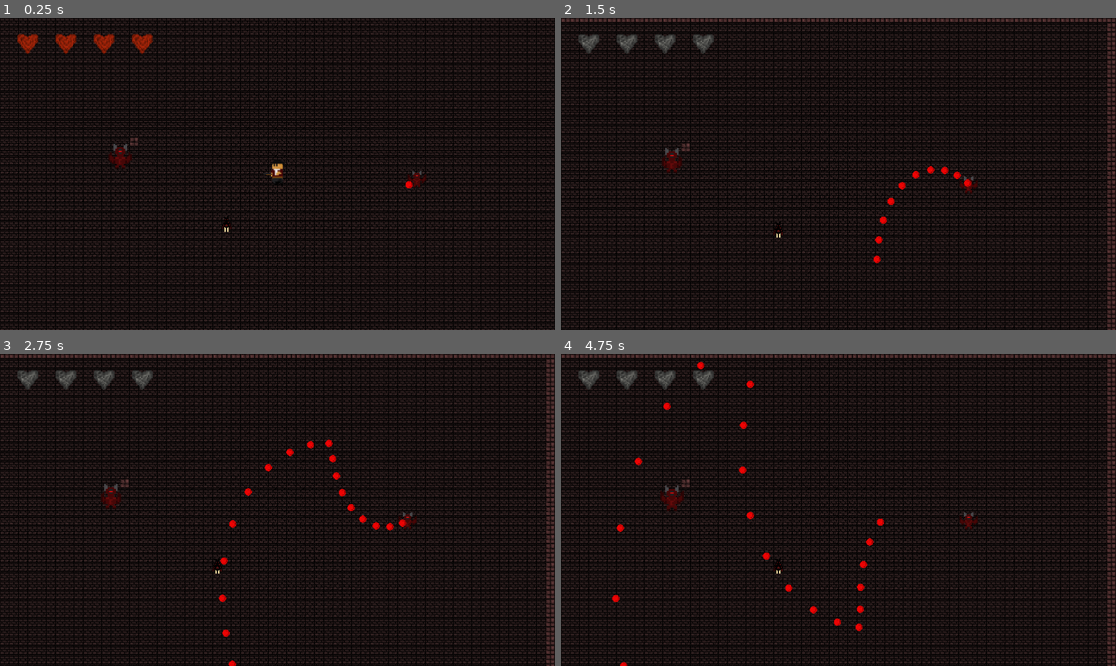
Above: before the commit, frames 1-4 (two rows, left to right).
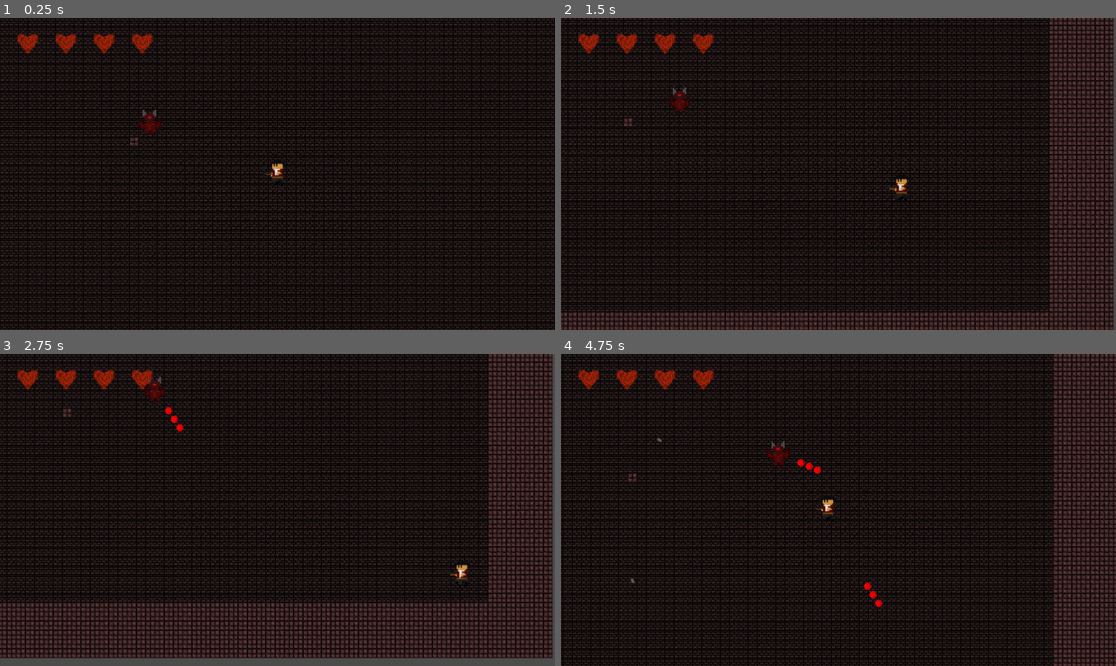
Above: after the commit, the same moments.

Repository: Diogoamorim27/Belzebullet
Game: Godot game, scene res://Fase1.tscn
The game is run twice, just before and just after one commit, with the same random seed, the same clock (stepped at 60 frames per second) and the same inputs. The engine's default icon, where the game draws it, is replaced by a stand-in: a white triangle on a blue panel in a dark square.
Inputs (mouse positions are in pixels of both pictures, inside the frame that each line leads up to):
- Up to frame 1 (0.25 s): no input
- Up to frame 2 (1.5 s): move the mouse to (960, 158) at 0.52 s; press the mouse at (960, 158) at 0.53 s; hold Right (ui_right) 0.53-1.28 s; move the mouse to (727, 189) at 1.27 s; release the mouse at (727, 189) at 1.28 s; hold Down (ui_down) from 1.28 s (still down); click (727, 189) at 1.35 s
- Up to frame 3 (2.75 s): move the mouse to (333, 441) at 2.02 s; release Down (ui_down) at 2.03 s; press the mouse at (333, 441) at 2.03 s; hold Right (ui_right) from 2.03 s (still down)
- Up to frame 4 (4.75 s): move the mouse to (810, 572) at 2.77 s; release Right (ui_right) at 2.78 s; release the mouse at (810, 572) at 2.78 s; hold Up (ui_up) 2.78-3.53 s; click (810, 572) at 2.85 s; move the mouse to (1005, 556) at 3.52 s; press the mouse at (1005, 556) at 3.53 s; hold Left (ui_left) from 3.53 s (still down); move the mouse to (672, 463) at 4.27 s; release the mouse at (672, 463) at 4.28 s; click (672, 463) at 4.35 s

The runs differ from the first frame. In frame 1, 0.5% of the frame differs, in the area x 19-77%, y 29-69%; in frame 2, 31%; in frame 3, 45%, in the area x 0-100%, y 0-100%; in frame 4, 40%.
Error before the commit: Invalid get index 'position' (on base: 'null instance'). (res://Enemies/Enemy1/Enemy1.gd:29)

Commit message:
comeco da fase 1

Diff:
--- a/CharacterBullet.tscn
+++ b/CharacterBullet.tscn
@@ -21,7 +21,7 @@
 }
 damage = null
 
-[node name="Area2D" type="Area2D" parent="." index="0"]
+[node name="PlayerBulletArea2D" type="Area2D" parent="." index="0"]
 
 input_pickable = true
 gravity_vec = Vector2( 0, 1 )
@@ -31,7 +31,7 @@
 audio_bus_override = false
 audio_bus_name = "Master"
 
-[node name="CollisionShape2D" type="CollisionShape2D" parent="Area2D" index="0"]
+[node name="CollisionShape2D" type="CollisionShape2D" parent="PlayerBulletArea2D" index="0"]
 
 position = Vector2( -0.684889, 0.00189969 )
 rotation = 1.56802
--- a/Enemies/Enemy1/Enemy1.gd
+++ b/Enemies/Enemy1/Enemy1.gd
@@ -6,6 +6,9 @@
 var player_direction = Vector2()
 var bullet_counter = 4
 var bullet_resource
+var health = 7
+
+signal died
 
 func _ready():
 	bullet_resource = load(BULLET_PATH)
@@ -21,12 +24,25 @@
 		#new_bullet.position = self.global_position
 		new_bullet.direction = player_direction
 		new_bullet.speed = BULLET_SPEED
-		add_child(new_bullet)
+		get_parent().add_child(new_bullet)
 		#print(new_bullet.get_instance_id())
 		bullet_counter += 1
 
 func _on_BurstTimer_timeout():
-	player_direction = (get_parent().get_node("Player").position - self.position).normalized()
+	player_direction = (get_owner().get_node("Player").position - self.global_position).normalized()
 	#print(player_direction)
 	bullet_counter = 0
 	pass # replace with function body
+
+
+func _on_Enemy1Area2D_area_entered(object):
+	if object.name == "PlayerBulletArea2D":
+		health -= object.get_parent().damage
+		#print(object.get_parent().name)
+		object.get_parent().queue_free()
+		if health <= 0:
+#			for child in get_children():
+#				remove_child(child)
+#				get_parent().get_parent().add_child(child)
+			emit_signal("died")
+			self.queue_free()
--- a/Enemies/Enemy1/Enemy1.tscn
+++ b/Enemies/Enemy1/Enemy1.tscn
@@ -27,7 +27,12 @@
 "values": [ 0, 1, 2, 3, 4, 5 ]
 }
 
-[node name="KinematicBody2D" type="RigidBody2D"]
+[sub_resource type="CircleShape2D" id=3]
+
+custom_solver_bias = 0.0
+radius = 32.0
+
+[node name="Enemy1" type="RigidBody2D"]
 
 scale = Vector2( 1.46875, 1.46875 )
 input_pickable = false
@@ -90,6 +95,22 @@
 anims/Idle = SubResource( 2 )
 blend_times = [  ]
 
+[node name="Enemy1Area2D" type="Area2D" parent="." index="5"]
+
+input_pickable = true
+gravity_vec = Vector2( 0, 1 )
+gravity = 98.0
+linear_damp = 0.1
+angular_damp = 1.0
+audio_bus_override = false
+audio_bus_name = "Master"
+
+[node name="CollisionShape2D" type="CollisionShape2D" parent="Enemy1Area2D" index="0"]
+
+shape = SubResource( 3 )
+
 [connection signal="timeout" from="BulletTimer" to="." method="_on_BulletTimer_timeout"]
 
 [connection signal="timeout" from="BurstTimer" to="." method="_on_BurstTimer_timeout"]
+
+[connection signal="area_entered" from="Enemy1Area2D" to="." method="_on_Enemy1Area2D_area_entered"]
--- a/Enemies/Enemy2/Enemy2.gd
+++ b/Enemies/Enemy2/Enemy2.gd
@@ -7,6 +7,9 @@
 var player_direction = Vector2()
 var bullet_counter = 4
 var bullet_resource
+var health = 12
+
+signal died
 
 func _ready():
 	bullet_resource = load(BULLET_PATH)
@@ -39,3 +42,16 @@
 	$SpriteAttack.visible = true
 	bullet_counter = 0
 	pass # replace with function body
+
+
+func _on_Enemy2Area2D_area_entered(object):
+	if object.name == "PlayerBulletArea2D":
+		health -= object.get_parent().damage
+		object.get_parent().queue_free()
+		if health <= 0:
+			emit_signal("died")
+			for child in get_children():
+				remove_child(child)
+				get_parent().add_child(child)
+			self.queue_free()
+			#get_parent().remove_child(self)
--- a/Enemies/Enemy2/Enemy2.tscn
+++ b/Enemies/Enemy2/Enemy2.tscn
@@ -7,10 +7,10 @@
 [sub_resource type="CapsuleShape2D" id=1]
 
 custom_solver_bias = 0.0
-radius = 14.2839
+radius = 14.284
 height = 20.0
 
-[sub_resource type="Animation" id=3]
+[sub_resource type="Animation" id=2]
 
 resource_name = "Attack"
 length = 1.0
@@ -29,9 +29,8 @@
 "values": [ 0, 1, 2, 3, 4, 5, 6, 7, 8, 9 ]
 }
 
-[sub_resource type="Animation" id=2]
+[sub_resource type="Animation" id=3]
 
-resource_name = "Idle"
 length = 1.0
 loop = true
 step = 0.2
@@ -48,7 +47,13 @@
 "values": [ 0, 1 ]
 }
 
-[node name="KinematicBody2D" type="RigidBody2D" index="0"]
+[sub_resource type="CapsuleShape2D" id=4]
+
+custom_solver_bias = 0.0
+radius = 14.284
+height = 20.0
+
+[node name="Enemy2" type="RigidBody2D"]
 
 scale = Vector2( 1.25, 1.25 )
 input_pickable = false
@@ -94,8 +99,8 @@
 
 [node name="CollisionShape2D" type="CollisionShape2D" parent="." index="2"]
 
-position = Vector2( 1.15661, -0.89959 )
 shape = SubResource( 1 )
+_sections_unfolded = [ "Transform" ]
 
 [node name="BurstTimer" type="Timer" parent="." index="3"]
 
@@ -118,10 +123,27 @@
 playback_process_mode = 1
 playback_default_blend_time = 0.0
 playback_speed = 1.0
-anims/Attack = SubResource( 3 )
-anims/Idle = SubResource( 2 )
+anims/Attack = SubResource( 2 )
+anims/Idle = SubResource( 3 )
 blend_times = [  ]
+
+[node name="Enemy2Area2D" type="Area2D" parent="." index="6"]
+
+input_pickable = true
+gravity_vec = Vector2( 0, 1 )
+gravity = 98.0
+linear_damp = 0.1
+angular_damp = 1.0
+audio_bus_override = false
+audio_bus_name = "Master"
+
+[node name="CollisionShape2D" type="CollisionShape2D" parent="Enemy2Area2D" index="0"]
+
+shape = SubResource( 4 )
+_sections_unfolded = [ "Transform" ]
 
 [connection signal="timeout" from="BurstTimer" to="." method="_on_BurstTimer_timeout"]
 
 [connection signal="timeout" from="BulletTimer" to="." method="_on_BulletTimer_timeout"]
+
+[connection signal="area_entered" from="Enemy2Area2D" to="." method="_on_Enemy2Area2D_area_entered"]
--- a/Enemies/Enemy3/Enemy3.gd
+++ b/Enemies/Enemy3/Enemy3.gd
@@ -40,4 +40,7 @@
 		object.get_parent().queue_free()
 		if health <= 0:
 			emit_signal("died")
+			for child in get_children():
+				remove_child(child)
+				get_parent().add_child(child)
 			self.queue_free()
--- a/Enemies/Enemy3/Enemy3.tscn
+++ b/Enemies/Enemy3/Enemy3.tscn
@@ -34,7 +34,6 @@
 
 [node name="Enemy3" type="RigidBody2D"]
 
-position = Vector2( 1088, 576 )
 input_pickable = false
 collision_layer = 1
 collision_mask = 1
@@ -54,9 +53,6 @@
 angular_velocity = 0.0
 angular_damp = -1.0
 script = ExtResource( 1 )
-__meta__ = {
-"_edit_group_": true
-}
 
 [node name="Sprite" type="Sprite" parent="." index="0"]
 
--- a/Fase1.tscn
+++ b/Fase1.tscn
@@ -1,19 +1,32 @@
-[gd_scene load_steps=7 format=2]
+[gd_scene load_steps=8 format=2]
 
-[ext_resource path="res://TileTest.res" type="TileSet" id=1]
-[ext_resource path="res://Player/Player.tscn" type="PackedScene" id=2]
-[ext_resource path="res://Enemies/Enemy3/Enemy3.tscn" type="PackedScene" id=3]
-[ext_resource path="res://Enemies/Enemy1/Enemy1.tscn" type="PackedScene" id=4]
-[ext_resource path="res://Control.tscn" type="PackedScene" id=5]
-[ext_resource path="res://Enemies/Enemy2/Enemy2.tscn" type="PackedScene" id=6]
+[ext_resource path="res://icon.png" type="Texture" id=1]
+[ext_resource path="res://TileTest.res" type="TileSet" id=2]
+[ext_resource path="res://Player/Player.tscn" type="PackedScene" id=3]
+[ext_resource path="res://Control.tscn" type="PackedScene" id=4]
+[ext_resource path="res://PathFollow2D.gd" type="Script" id=5]
+[ext_resource path="res://Enemies/Enemy1/Enemy1.tscn" type="PackedScene" id=6]
 
-[node name="World" type="Node"]
+[sub_resource type="Curve2D" id=1]
 
-[node name="TileMap" type="TileMap" parent="." index="0"]
+bake_interval = 5.0
+_data = {
+"points": PoolVector2Array( 0, 0, 0, 0, 461.007, 379.368, 0, 0, 0, 0, 1264, 352, 0, 0, 0, 0, 912, 848, 0, 0, 0, 0, 461.007, 379.368 )
+}
+
+[node name="World" type="Node" index="0"]
+
+[node name="Sprite" type="Sprite" parent="." index="0"]
+
+position = Vector2( 320, 832 )
+scale = Vector2( 7.5, 7.5 )
+texture = ExtResource( 1 )
+
+[node name="TileMap" type="TileMap" parent="." index="1"]
 
 position = Vector2( -32, 16 )
 mode = 0
-tile_set = ExtResource( 1 )
+tile_set = ExtResource( 2 )
 cell_size = Vector2( 32, 32 )
 cell_quadrant_size = 16
 cell_custom_transform = Transform2D( 1, 0, 0, 1, 0, 0 )
@@ -28,14 +41,15 @@
 collision_mask = 1
 occluder_light_mask = 1
 format = 1
-tile_data = PoolIntArray( -458758, 0, 0, -458757, 0, 0, -458 …(8664 unchanged characters)… 533, 0, 0, 65534, 0, 0, 65535, 0, 0, 0, 4, 0, 1, 4, 0, 2, 4, 0, 3, 4, 0, 4, 4, 0, 5, 4, 0, 6, 4, 0, 7, 4, 0, 8, 4, 0, 9, 4, 0, 10, 4, 0, 11, 4, 0, 12, 4, 0, 13, 4, 0, 14, 4, 0, 15, 4, 0, 16, 4, 0, 17, 4, 0, 18, 4, 0, 19, 4, 0, 20, 4, 0, 21, 4, 0, 22, 4, 0, 23, 4, 0, 24, 4, 0, 25, 4, 0, 26, 4, 0, 27, 4, 0, 28, 4, 0, 29, 4, 0, 30, 4, 0, 31, 4, 0, 32, 4, 0, 33, 4, 0, 34, 4, 0, 35, 4, 0, 36, 4, 0, 37, 4, 0, 38, 4, 0, 39, 4, 0, 40, 4, 0, 41, 4, 0, 42, 4, 0, 43, 4, 0, 44, 4, 0, 45, 4, 0, 46, 4, 0, 47, 4, 0, 48, 4, 0, 49, 4, 0, 50, 4, 0, 51, 4, 0, 52, 4, 0, 53, 4, 0, 54, 4, 0, 55, 4, 0, 56, 4, 0, 57, 4, 0, 58, 4, 0, 59, 4, 0, 60, 0, 0, 61, 0, 0, 62, 0, 0, 63, 0, 0, 64, 0, 0, 65, 0, 0, 66, 0, 0, 131066, 0, 0, 131067, 0, 0, 131068, 0, 0, 131069, 0, 0, 131070, 0, 0, 131071, 0, 0, 65536, 4, 0, 65537, 4, 0, 65538, 4, 0, 65539, 4, 0, 65540, 4, …(41404 unchanged characters)…
+tile_data = PoolIntArray( -458758, 0, 0, -458757, 0, 0, -458 …(8664 unchanged characters)… 533, 0, 0, 65534, 0, 0, 65535, 0, 0, 0, 1, 0, 1, 1, 0, 2, 4, 0, 3, 4, 0, 4, 4, 0, 5, 4, 0, 6, 4, 0, 7, 4, 0, 8, 4, 0, 9, 4, 0, 10, 4, 0, 11, 4, 0, 12, 4, 0, 13, 4, 0, 14, 4, 0, 15, 4, 0, 16, 4, 0, 17, 4, 0, 18, 4, 0, 19, 4, 0, 20, 4, 0, 21, 4, 0, 22, 4, 0, 23, 4, 0, 24, 4, 0, 25, 4, 0, 26, 4, 0, 27, 4, 0, 28, 4, 0, 29, 4, 0, 30, 4, 0, 31, 4, 0, 32, 4, 0, 33, 4, 0, 34, 4, 0, 35, 4, 0, 36, 4, 0, 37, 4, 0, 38, 4, 0, 39, 4, 0, 40, 4, 0, 41, 4, 0, 42, 4, 0, 43, 4, 0, 44, 4, 0, 45, 4, 0, 46, 4, 0, 47, 4, 0, 48, 4, 0, 49, 4, 0, 50, 4, 0, 51, 4, 0, 52, 4, 0, 53, 4, 0, 54, 4, 0, 55, 4, 0, 56, 4, 0, 57, 4, 0, 58, 4, 0, 59, 4, 0, 60, 0, 0, 61, 0, 0, 62, 0, 0, 63, 0, 0, 64, 0, 0, 65, 0, 0, 66, 0, 0, 131066, 0, 0, 131067, 0, 0, 131068, 0, 0, 131069, 0, 0, 131070, 0, 0, 131071, 0, 0, 65536, 1, 0, 65537, 1, 0, 65538, 4, 0, 65539, 4, 0, 65540, 4, …(41404 unchanged characters)…
 _sections_unfolded = [ "Cell", "Visibility" ]
 __meta__ = {
 "_edit_lock_": true
 }
 
-[node name="Player" parent="." index="1" instance=ExtResource( 2 )]
+[node name="Player" parent="." index="2" instance=ExtResource( 3 )]
 
+editor/display_folded = true
 position = Vector2( 928, 560 )
 scale = Vector2( 2.25, 2.25 )
 
@@ -68,15 +82,7 @@
 
 [node name="LifeBar" type="Node" parent="Player" index="6"]
 
-[node name="KinematicBody2D" parent="." index="2" instance=ExtResource( 3 )]
-
-position = Vector2( 1409.94, 576 )
-
-[node name="KinematicBody2D2" parent="." index="3" instance=ExtResource( 4 )]
-
-position = Vector2( 384, 496 )
-
-[node name="CanvasLayer" type="CanvasLayer" parent="." index="4"]
+[node name="CanvasLayer" type="CanvasLayer" parent="." index="3"]
 
 editor/display_folded = true
 layer = 1
@@ -85,13 +91,31 @@
 scale = Vector2( 1, 1 )
 transform = Transform2D( 1, 0, 0, 1, 0, 0 )
 
-[node name="Control" parent="CanvasLayer" index="0" instance=ExtResource( 5 )]
+[node name="Control" parent="CanvasLayer" index="0" instance=ExtResource( 4 )]
 
 editor/display_folded = true
 
-[node name="KinematicBody2D3" parent="." index="5" instance=ExtResource( 6 )]
+[node name="Stage 1" type="Node" parent="." index="4"]
 
-position = Vector2( 752, 736 )
+[node name="Path1" type="Path2D" parent="Stage 1" index="0"]
+
+self_modulate = Color( 0.5, 0.6, 1, 0.7 )
+curve = SubResource( 1 )
+
+[node name="PathFollow2D" type="PathFollow2D" parent="Stage 1/Path1" index="0"]
+
+position = Vector2( 461.007, 379.368 )
+rotation = -0.0340555
+offset = 0.0
+h_offset = 0.0
+v_offset = 0.0
+rotate = true
+cubic_interp = true
+loop = true
+lookahead = 4.0
+script = ExtResource( 5 )
+
+[node name="Enemy1" parent="Stage 1/Path1/PathFollow2D" index="0" instance=ExtResource( 6 )]
 
 
 [editable path="CanvasLayer/Control"]
--- /dev/null
+++ b/GameOver.gd
@@ -0,0 +1,20 @@
+extends CanvasLayer
+
+# class member variables go here, for example:
+# var a = 2
+# var b = "textvar"
+
+func _ready():
+	# Called when the node is added to the scene for the first time.
+	# Initialization here
+	pass
+
+#func _process(delta):
+#	# Called every frame. Delta is time since last frame.
+#	# Update game logic here.
+#	pass
+
+
+func _on_Button_pressed():
+	get_tree().change_scene("res://Fase1.tscn")
+	pass # replace with function body
--- /dev/null
+++ b/GameOver.tscn
@@ -0,0 +1,53 @@
+[gd_scene load_steps=2 format=2]
+
+[ext_resource path="res://GameOver.gd" type="Script" id=1]
+
+[node name="CanvasLayer" type="CanvasLayer"]
+
+layer = 1
+offset = Vector2( 0, 0 )
+rotation = 0.0
+scale = Vector2( 1, 1 )
+transform = Transform2D( 1, 0, 0, 1, 0, 0 )
+script = ExtResource( 1 )
+
+[node name="Control" type="Control" parent="." index="0"]
+
+anchor_left = 0.0
+anchor_top = 0.0
+anchor_right = 0.0
+anchor_bottom = 0.0
+margin_right = 40.0
+margin_bottom = 40.0
+rect_pivot_offset = Vector2( 0, 0 )
+rect_clip_content = false
+mouse_filter = 0
+mouse_default_cursor_shape = 0
+size_flags_horizontal = 1
+size_flags_vertical = 1
+
+[node name="Button" type="Button" parent="Control" index="0"]
+
+anchor_left = 0.0
+anchor_top = 0.0
+anchor_right = 0.0
+anchor_bottom = 0.0
+margin_left = 822.0
+margin_top = 611.0
+margin_right = 1009.0
+margin_bottom = 715.0
+rect_pivot_offset = Vector2( 0, 0 )
+rect_clip_content = false
+focus_mode = 2
+mouse_filter = 0
+mouse_default_cursor_shape = 0
+size_flags_horizontal = 1
+size_flags_vertical = 1
+toggle_mode = false
+enabled_focus_mode = 2
+shortcut = null
+group = null
+flat = false
+align = 1
+
+[connection signal="pressed" from="Control/Button" to="." method="_on_Button_pressed"]
--- /dev/null
+++ b/PathFollow2D.gd
@@ -0,0 +1,16 @@
+extends PathFollow2D
+
+const SPEED = 100
+var stage2 = false
+
+func _ready():
+
+	pass
+
+func _process(delta):
+	self.offset += SPEED*delta
+
+
+func _on_Enemy1_died():
+	#kraaaaa
+	pass # replace with function body
--- a/Player/Player.tscn
+++ b/Player/Player.tscn
@@ -18,7 +18,13 @@
 
 [sub_resource type="Animation" id=3]
 
-resource_name = "Idle"
+resource_name = "Die"
+length = 1.0
+loop = false
+step = 0.1
+
+[sub_resource type="Animation" id=4]
+
 length = 1.0
 loop = true
 step = 0.1
@@ -35,9 +41,8 @@
 "values": [ 0, 1, 2, 3 ]
 }
 
-[sub_resource type="Animation" id=4]
+[sub_resource type="Animation" id=5]
 
-resource_name = "Run"
 length = 0.8
 loop = true
 step = 0.1
@@ -54,7 +59,7 @@
 "values": [ 0, 1, 2, 3, 4, 5, 6, 7 ]
 }
 
-[node name="Player" type="KinematicBody2D" index="0"]
+[node name="Player" type="KinematicBody2D"]
 
 input_pickable = false
 collision_layer = 1
@@ -112,8 +117,9 @@
 playback_process_mode = 1
 playback_default_blend_time = 0.0
 playback_speed = 1.0
-anims/Idle = SubResource( 3 )
-anims/Run = SubResource( 4 )
+anims/Die = SubResource( 3 )
+anims/Idle = SubResource( 4 )
+anims/Run = SubResource( 5 )
 blend_times = [  ]
 _sections_unfolded = [ "Playback Options" ]
 
--- a/Player/PlayerPedrosa.gd
+++ b/Player/PlayerPedrosa.gd
@@ -77,7 +77,7 @@
 			new_bullet.position += new_bullet.direction*BULLET_OFFSET
 			new_bullet.look_at(get_local_mouse_position())
 			add_child(new_bullet)
-			new_bullet.damage = 0
+			new_bullet.damage = 1
 			can_shoot = false
 			emit_signal("shot")
 
@@ -108,4 +108,8 @@
 
 func _on_Player_died():
 	print("GAME OVER!!!!")
-	self.queue_free()
+	get_tree().change_scene("res://GameOver.tscn")
+
+func _on_KinematicBody2D_tree_exited():
+	print("tree exited")
+	pass # replace with function body
Not shown: 1 places in Enemies/Enemy1/Enemy1.tscn that only renumber resources
Not shown: 1 places in Enemies/Enemy2/Enemy2.tscn that only renumber resources
Not shown: 1 places in Player/Player.tscn that only renumber resources
